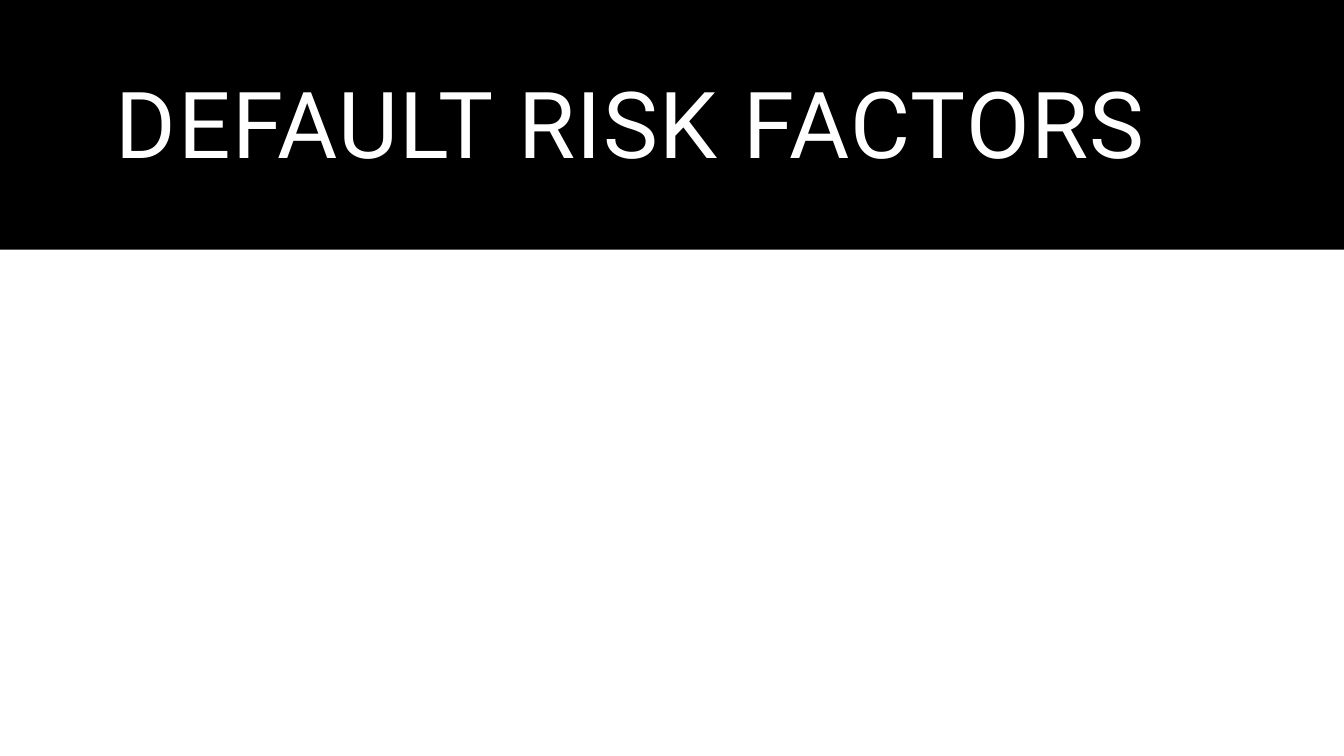
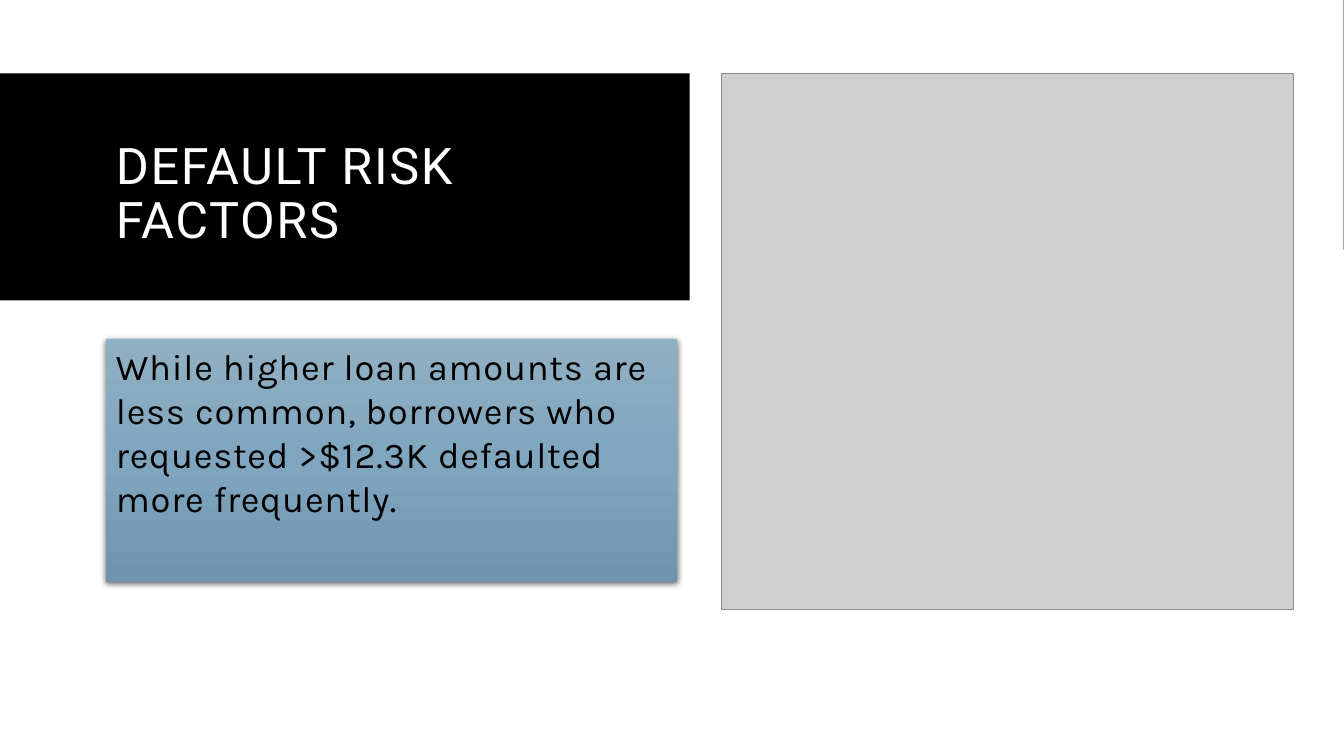
Before and after one commit to mickyals/lending_club_EDA, a slide deck: slide 6 of Lending Club Case Study.pptx. Drawn at 1344x756 pixels with LibreOffice and Linux fonts; fonts in the diff are those of the drawing; grey boxes stand for pictures. Boxes give left, top, right and bottom in pixels: in the first picture for what was removed or moved away, otherwise in the second. Text is boxed around its words. In the diff, an @@ line names an element or a change of style, - is before the commit and + after.

```diff
--- a/Lending Club Case Study.pptx
+++ b/Lending Club Case Study.pptx
@@ rectangle removed at [0, 0, 1344, 250] @@
@@ rectangle added at [0, 0, 1344, 250], fill #000000 @@
@@ rectangle added at [0, 0, 1344, 756], fill #FFFFFF @@
@@ rectangle added at [0, 74, 690, 300], fill #000000 @@
@@ picture added at [722, 74, 1294, 611] @@
@@ title "DEFAULT RISK FACTORS": place and size @@
-title "DEFAULT RISK FACTORS" at [116, 91, 1145, 159]
+title "DEFAULT RISK FACTORS" at [116, 147, 452, 239]
@@ title "DEFAULT RISK FACTORS" at [116, 147, 452, 239]: size 66 to 36 pt @@
@@ text added at [106, 339, 678, 582], fill gradient #92B0C4 to #80A7BF to #6F95AD, 26 pt, text #000000 @@
+While higher loan amounts are less common, borrowers who requested >$12.3K defaulted more frequently.
```
Also in this commit, not shown: 3 other slides changed, 10 slides added, 1 other file.
